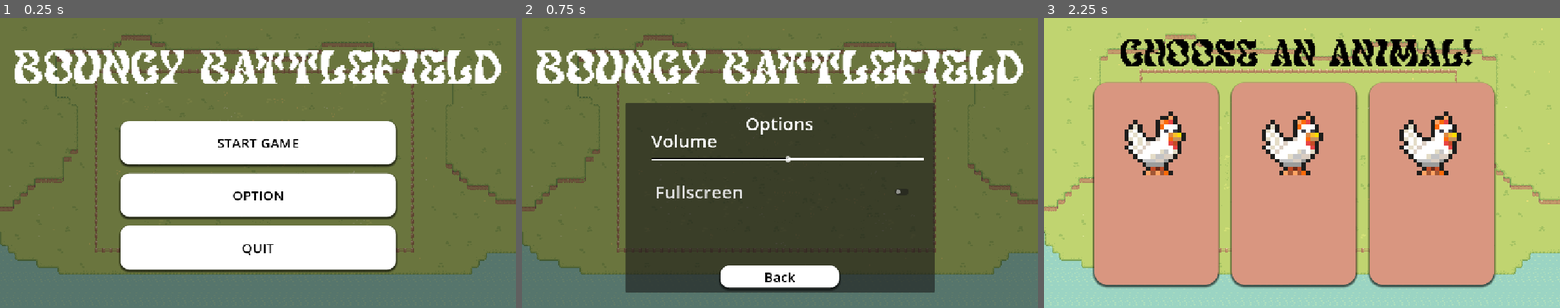
Above: before the commit, frames 1-3 (left to right).
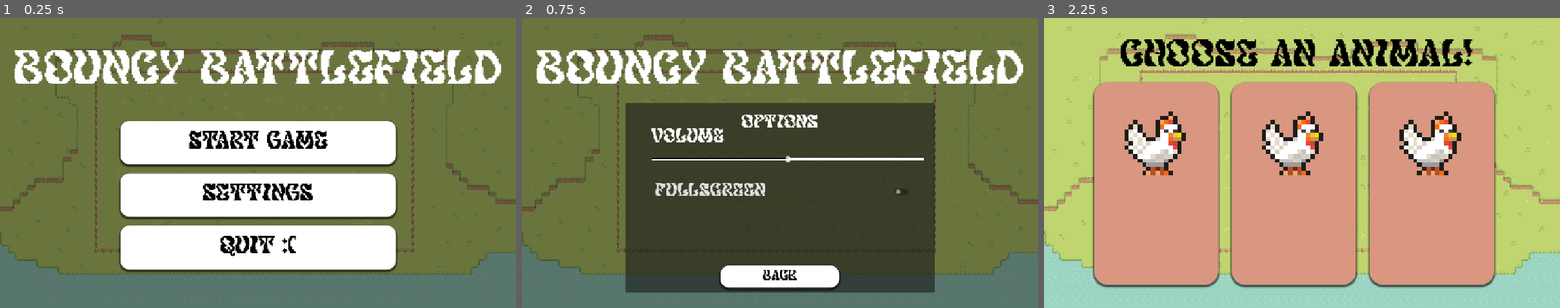
Above: after the commit, the same moments.

Repository: NNKD-Kevin/haven-project
Game: Godot game, scene res://scenes/main_menu.tscn
The game is run twice, just before and just after one commit, with the same random seed, the same clock (stepped at 60 frames per second) and the same inputs.
Inputs:
- Up to frame 1 (0.25 s): no input
- Up to frame 2 (0.75 s): click "OPTION" (after the commit: "Settings") at 0.5 s
- Up to frame 3 (2.25 s): click "Back" at 1.25 s; click "START GAME" at 2 s

The runs differ from the first frame. In frame 1, 2.5% of the frame differs, in the area x 36-64%, y 38-83%; in frame 2, 2.0%; in frame 3, nothing differs.

Commit message:
Enhanced Main Menu

Diff:
--- a/haven-game/scenes/main_menu.tscn
+++ b/haven-game/scenes/main_menu.tscn
@@ -83,7 +83,8 @@
 layout_mode = 2
 size_flags_vertical = 3
 theme_override_colors/font_color = Color(0.007843138, 0.007843138, 0.007843138, 1)
-theme_override_font_sizes/font_size = 30
+theme_override_fonts/font = ExtResource("2_bqqt6")
+theme_override_font_sizes/font_size = 50
 theme_override_styles/normal = SubResource("StyleBoxFlat_ejki1")
 theme_override_styles/pressed = SubResource("StyleBoxFlat_ekxnf")
 theme_override_styles/hover = SubResource("StyleBoxFlat_bqqt6")
@@ -93,21 +94,23 @@
 layout_mode = 2
 size_flags_vertical = 3
 theme_override_colors/font_color = Color(0.007843138, 0.007843138, 0.007843138, 1)
-theme_override_font_sizes/font_size = 30
-theme_override_styles/normal = SubResource("StyleBoxFlat_ejki1")
-theme_override_styles/pressed = SubResource("StyleBoxFlat_ekxnf")
-theme_override_styles/hover = SubResource("StyleBoxFlat_bqqt6")
-text = "OPTION"
+theme_override_fonts/font = ExtResource("2_bqqt6")
+theme_override_font_sizes/font_size = 50
+theme_override_styles/normal = SubResource("StyleBoxFlat_ejki1")
+theme_override_styles/pressed = SubResource("StyleBoxFlat_ekxnf")
+theme_override_styles/hover = SubResource("StyleBoxFlat_bqqt6")
+text = "Settings"
 
 [node name="Quit" type="Button" parent="Main Buttons" unique_id=1033844133]
 layout_mode = 2
 size_flags_vertical = 3
 theme_override_colors/font_color = Color(0.007843138, 0.007843138, 0.007843138, 1)
-theme_override_font_sizes/font_size = 30
-theme_override_styles/normal = SubResource("StyleBoxFlat_ejki1")
-theme_override_styles/pressed = SubResource("StyleBoxFlat_ekxnf")
-theme_override_styles/hover = SubResource("StyleBoxFlat_bqqt6")
-text = "QUIT"
+theme_override_fonts/font = ExtResource("2_bqqt6")
+theme_override_font_sizes/font_size = 50
+theme_override_styles/normal = SubResource("StyleBoxFlat_ejki1")
+theme_override_styles/pressed = SubResource("StyleBoxFlat_ekxnf")
+theme_override_styles/hover = SubResource("StyleBoxFlat_bqqt6")
+text = "QUIT :("
 
 [node name="Label" type="Label" parent="." unique_id=1728884605]
 layout_mode = 1
@@ -151,6 +154,7 @@
 layout_mode = 0
 offset_right = 689.3212
 offset_bottom = 91.0
+theme_override_fonts/font = ExtResource("2_bqqt6")
 theme_override_font_sizes/font_size = 40
 text = "Options"
 horizontal_alignment = 1
@@ -171,6 +175,7 @@
 grow_vertical = 2
 size_flags_vertical = 3
 theme_override_colors/font_color = Color(0.007843138, 0.007843138, 0.007843138, 1)
+theme_override_fonts/font = ExtResource("2_bqqt6")
 theme_override_font_sizes/font_size = 30
 theme_override_styles/normal = SubResource("StyleBoxFlat_ejki1")
 theme_override_styles/pressed = SubResource("StyleBoxFlat_ekxnf")
@@ -184,6 +189,7 @@
 offset_top = 57.0
 offset_right = 263.64246
 offset_bottom = 135.0
+theme_override_fonts/font = ExtResource("2_bqqt6")
 theme_override_font_sizes/font_size = 40
 text = "Volume"
 
@@ -208,6 +214,7 @@
 offset_top = 152.0
 offset_right = 639.3212
 offset_bottom = 245.0
+theme_override_fonts/font = ExtResource("2_bqqt6")
 theme_override_font_sizes/font_size = 40
 text = "Fullscreen"
 script = ExtResource("6_rtw2f")
